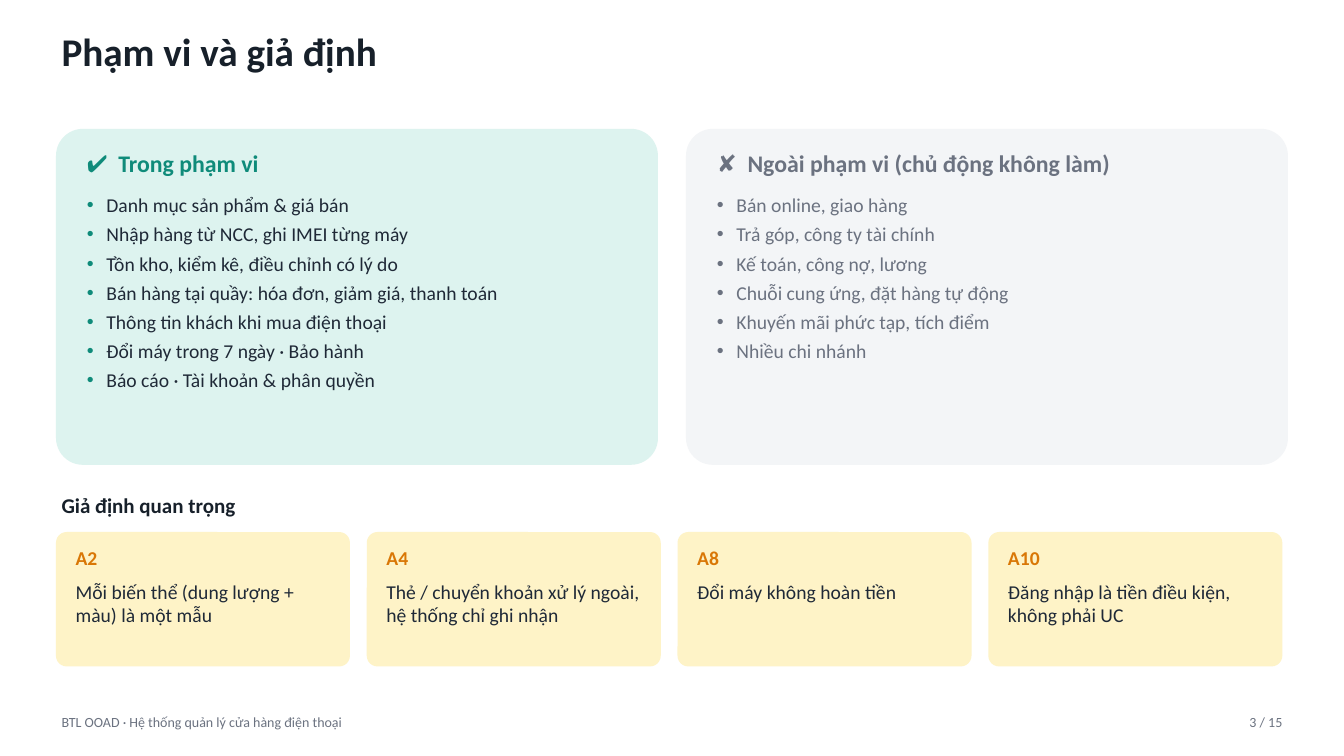
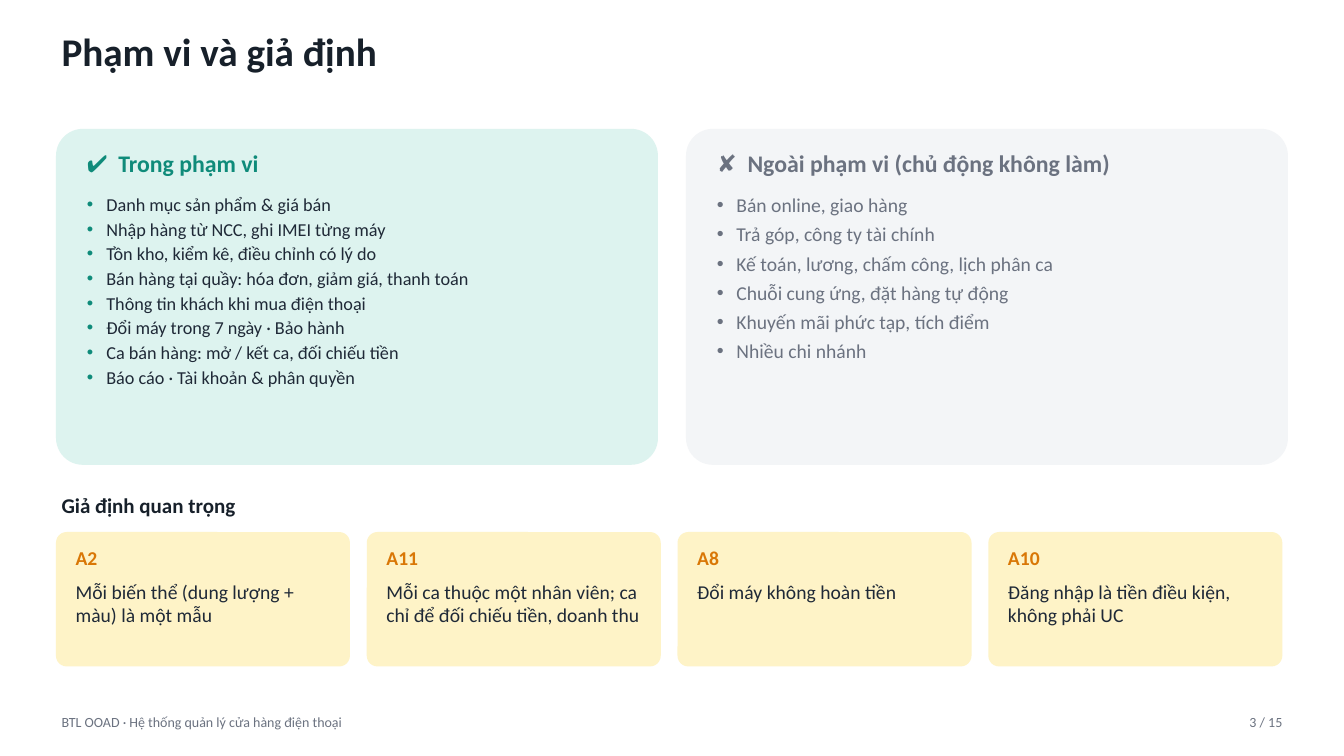
Before and after one commit to trungkien1407/OOP, a slide deck: slide 3 of Slide_ThuyetTrinh_15phut.pptx. Drawn at 1344x756 pixels with LibreOffice and Linux fonts; fonts in the diff are those of the drawing. Boxes give left, top, right and bottom in pixels: in the first picture for what was removed or moved away, otherwise in the second. Text is boxed around its words. In the diff, an @@ line names an element or a change of style, - is before the commit and + after.

```diff
--- a/Slide_ThuyetTrinh_15phut.pptx
+++ b/Slide_ThuyetTrinh_15phut.pptx
@@ text at <box>106,197,469,387</box>: size 14 to 13 pt in "Danh mục sản phẩm & giá bán", "Nhập hàng từ NCC, ghi IMEI từng ...", "Tồn kho, kiểm kê, điều chỉnh có ...", "Bán hàng tại quầy: hóa đơn, giảm ..." and 3 more places; less space between paragraphs @@
@@ text at <box>736,256,1053,275</box>: text changed @@
-• Kế toán, công nợ, lương
+• Kế toán, lương, chấm công, lịch phân ca
@@ text at <box>106,345,399,362</box>: paragraph added @@
+• Ca bán hàng: mở / kết ca, đối chiếu tiền
@@ text at <box>386,552,418,565</box>: text changed @@
-A4
+A11
@@ text at <box>386,583,639,625</box>: text changed @@
-Thẻ / chuyển khoản xử lý ngoài, hệ thống chỉ ghi nhận
+Mỗi ca thuộc một nhân viên; ca chỉ để đối chiếu tiền, doanh thu
```
Also in this commit, not shown: 7 other slides changed, 25 other files.
